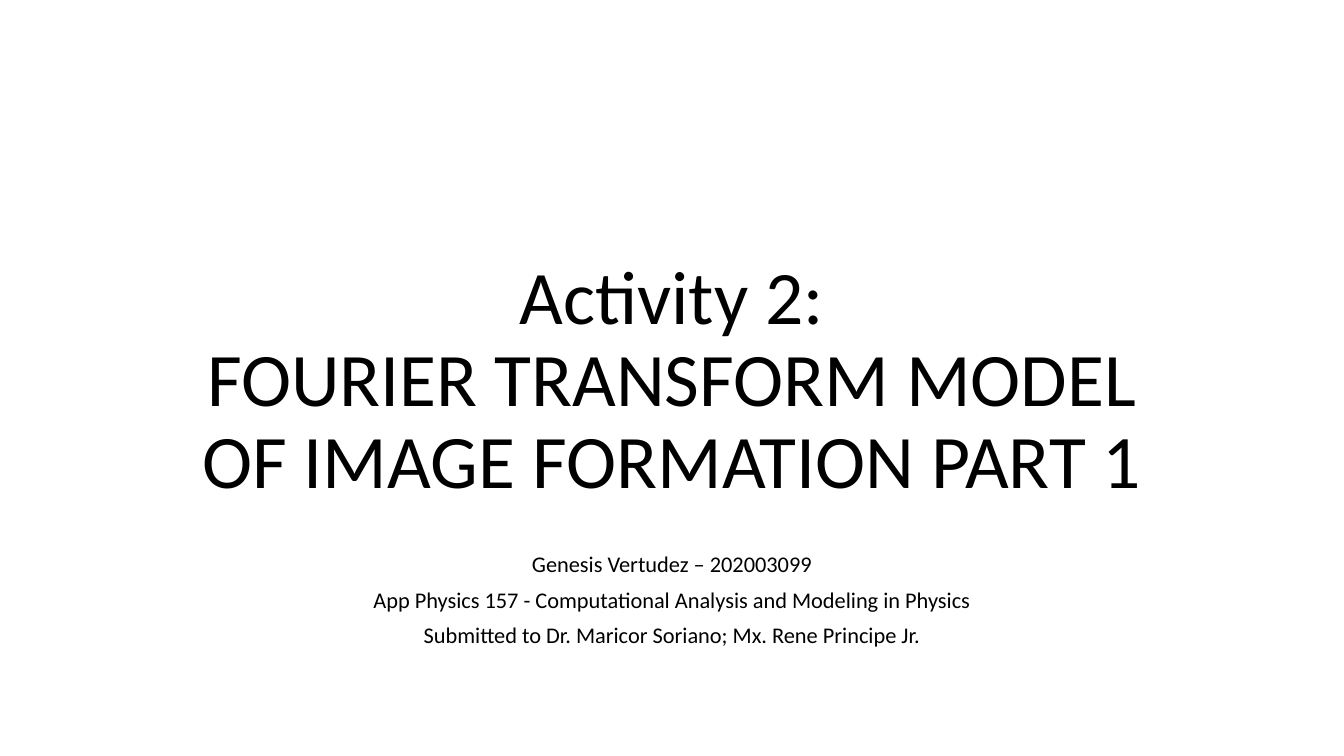
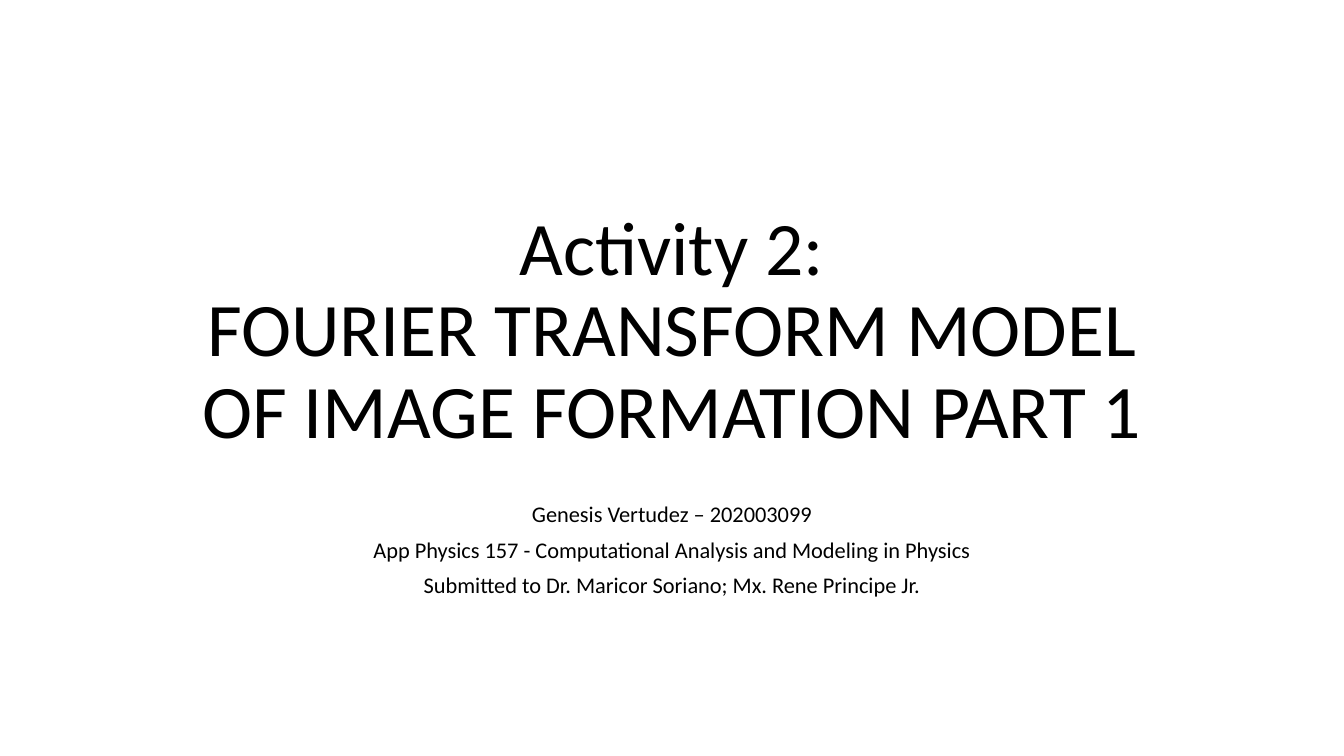
Before and after one commit to genvert/AP_157_FX-2_Vertudez, a slide deck: slide 1 of Activity 02 Part 1/Vertudez_Activity_2_Part_1_Report.pptx. Drawn at 1344x756 pixels with LibreOffice and Linux fonts; fonts in the diff are those of the drawing. Boxes give left, top, right and bottom in pixels: in the first picture for what was removed or moved away, otherwise in the second. Text is boxed around its words. In the diff, an @@ line names an element or a change of style, - is before the commit and + after.

```diff
--- a/Activity 02 Part 1/Vertudez_Activity_2_Part_1_Report.pptx
+++ b/Activity 02 Part 1/Vertudez_Activity_2_Part_1_Report.pptx
@@ title "Activity 2: FOURIER TRANSFORM MODEL ...": place and size @@
-title "Activity 2: FOURIER TRANSFORM MODEL ..." at bbox=[202, 271, 1141, 489]
+title "Activity 2: FOURIER TRANSFORM MODEL ..." at bbox=[202, 222, 1141, 439]
@@ subtitle "Genesis Vertudez – 202003099": place and size @@
-subtitle "Genesis Vertudez – 202003099" at bbox=[373, 556, 970, 647]
+subtitle "Genesis Vertudez – 202003099" at bbox=[373, 506, 970, 597]
```
Also in this commit, not shown: 8 other slides changed, 22 other files.
